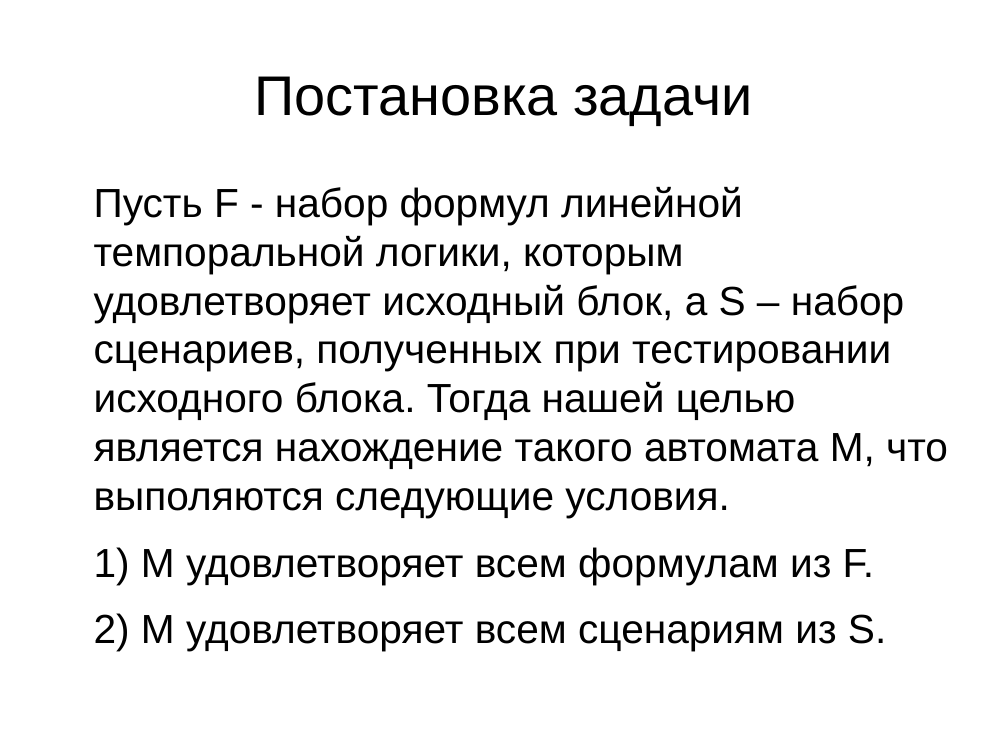
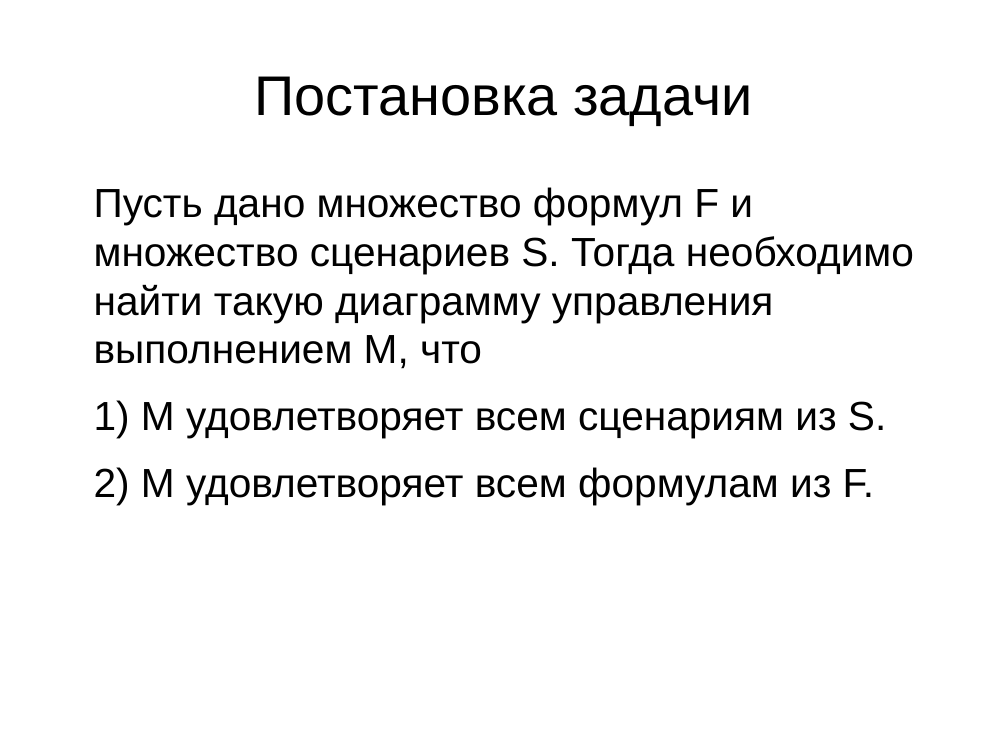
Before and after one commit to V1489Cygni/spec2fb, a slide deck: slide 7 of Presentation.odp (slide 6 before the commit). Drawn at 1008x756 pixels with LibreOffice and Linux fonts; fonts in the diff are those of the drawing. Boxes give left, top, right and bottom in pixels: in the first picture for what was removed or moved away, otherwise in the second. Text is boxed around its words. In the diff, an @@ line names an element or a change of style, - is before the commit and + after.

```diff
--- a/Presentation.odp
+++ b/Presentation.odp
@@ text at (94, 187, 914, 505): text changed @@
-Пусть F - набор формул линейной темпоральной логики, которым удовлетворяет исходный блок, а S – набор сценариев, полученных при тестировании исходного блока. Тогда нашей целью является нахождение такого автомата M, что выполяются следующие условия.
-1) M удовлетворяет всем формулам из F.
-2) M удовлетворяет всем сценариям из S.
+Пусть дано множество формул F и множество сценариев S. Тогда необходимо найти такую диаграмму управления выполнением M, что
+1) M удовлетворяет всем сценариям из S.
+2) M удовлетворяет всем формулам из F.
```
Also in this commit, not shown: 7 other slides changed, 9 slides added, 16 slides removed, 3 other files.
